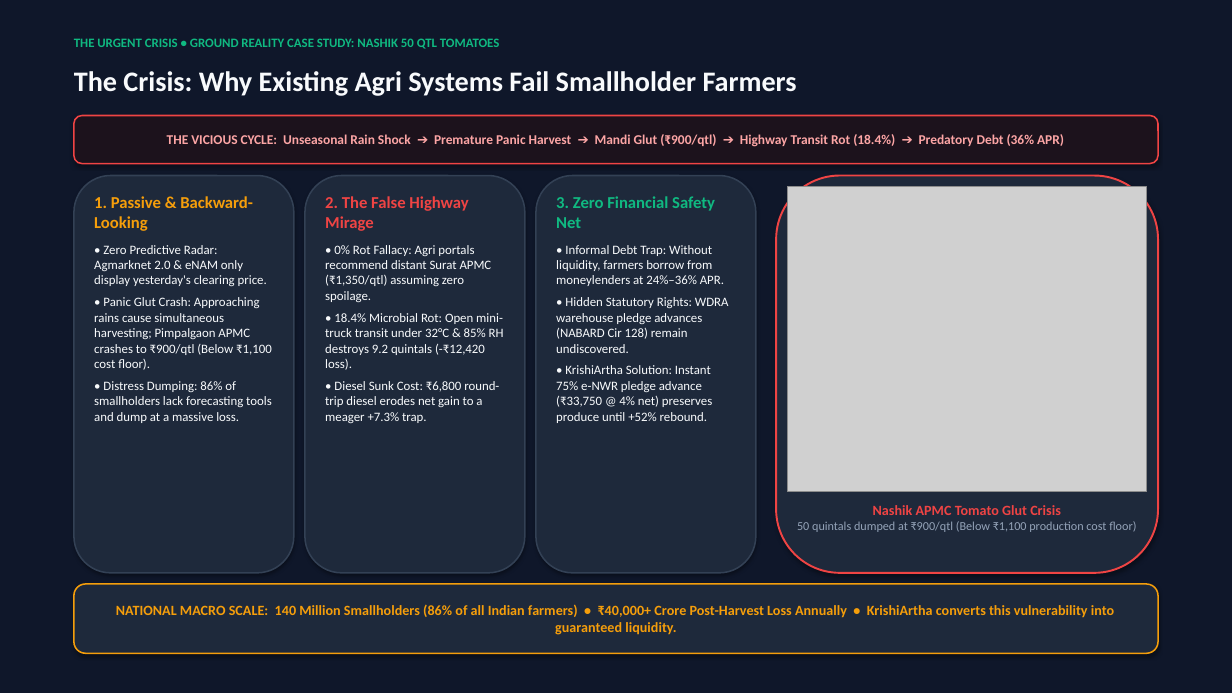
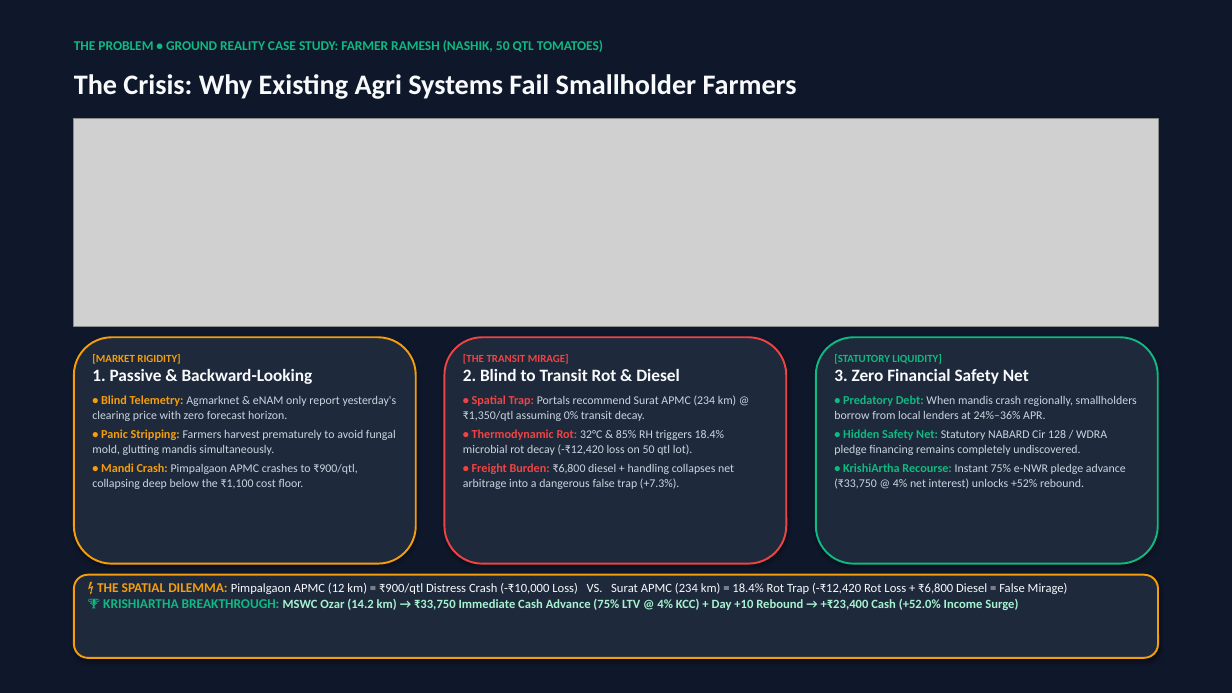
Before and after one commit to 0xabhilok/krishiartha-mcp, a slide deck: slide 2 of docs/KrishiArtha_MCP_Pitch_Deck.pptx. Drawn at 1232x693 pixels with LibreOffice and Linux fonts; fonts in the diff are those of the drawing; grey boxes stand for pictures. Boxes give left, top, right and bottom in pixels: in the first picture for what was removed or moved away, otherwise in the second. Text is boxed around its words. In the diff, an @@ line names an element or a change of style, - is before the commit and + after.

```diff
--- a/docs/KrishiArtha_MCP_Pitch_Deck.pptx
+++ b/docs/KrishiArtha_MCP_Pitch_Deck.pptx
@@ text at [74, 40, 603, 52]: text changed; size 10 to 10.5 pt @@
-THE URGENT CRISIS • GROUND REALITY CASE STUDY: NASHIK 50 QTL TOMATOES
+THE PROBLEM • GROUND REALITY CASE STUDY: FARMER RAMESH (NASHIK, 50 QTL TOMATOES)
@@ rounded rectangle removed at [74, 116, 1158, 164] @@
-THE VICIOUS CYCLE: Unseasonal Rain Shock ➔ Premature Panic Harvest ➔ Mandi Glut (₹900/qtl) ➔ Highway Transit Rot (18.4%) ➔ Predatory Debt (36% APR)
@@ picture added at [74, 118, 1158, 326] @@
@@ rounded rectangle removed at [776, 176, 1158, 573] @@
@@ picture removed at [787, 187, 1147, 492] @@
@@ rounded rectangle: place and size @@
-rounded rectangle at [74, 176, 294, 573]
+rounded rectangle at [74, 337, 416, 564]
@@ rounded rectangle at [74, 337, 416, 564]: outline #334155 1.2 pt to #F59E0B 1.5 pt @@
@@ text at [92, 354, 397, 489]: text changed; size 10 to 9.2 pt; text colour #F8FAFC to #CBD5E1 @@
-1. Passive & Backward-Looking
-• Zero Predictive Radar: Agmarknet 2.0 & eNAM only display yesterday's clearing price.
-• Panic Glut Crash: Approaching rains cause simultaneous harvesting; Pimpalgaon APMC crashes to ₹900/qtl (Below ₹1,100 cost floor).
-• Distress Dumping: 86% of smallholders lack forecasting tools and dump at a massive loss.
+[MARKET RIGIDITY]
+1. Passive & Backward-Looking
+• Blind Telemetry: Agmarknet & eNAM only report yesterday's clearing price with zero forecast horizon.
+• Panic Stripping: Farmers harvest prematurely to avoid fungal mold, glutting mandis simultaneously.
+• Mandi Crash: Pimpalgaon APMC crashes to ₹900/qtl, collapsing deep below the ₹1,100 cost floor.
@@ rounded rectangle: place and size @@
-rounded rectangle at [305, 176, 525, 573]
+rounded rectangle at [445, 337, 787, 564]
@@ rounded rectangle at [445, 337, 787, 564]: outline #334155 1.2 pt to #EF4444 1.5 pt @@
@@ text at [463, 354, 736, 489]: text changed; size 10 to 9.2 pt; text colour #F8FAFC to #CBD5E1 @@
-2. The False Highway Mirage
-• 0% Rot Fallacy: Agri portals recommend distant Surat APMC (₹1,350/qtl) assuming zero spoilage.
-• 18.4% Microbial Rot: Open mini-truck transit under 32°C & 85% RH destroys 9.2 quintals (-₹12,420 loss).
-• Diesel Sunk Cost: ₹6,800 round-trip diesel erodes net gain to a meager +7.3% trap.
+[THE TRANSIT MIRAGE]
+2. Blind to Transit Rot & Diesel
+• Spatial Trap: Portals recommend Surat APMC (234 km) @ ₹1,350/qtl assuming 0% transit decay.
+• Thermodynamic Rot: 32°C & 85% RH triggers 18.4% microbial rot decay (-₹12,420 loss on 50 qtl lot).
+• Freight Burden: ₹6,800 diesel + handling collapses net arbitrage into a dangerous false trap (+7.3%).
@@ rounded rectangle: place and size @@
-rounded rectangle at [536, 176, 756, 573]
+rounded rectangle at [816, 337, 1158, 564]
@@ rounded rectangle at [816, 337, 1158, 564]: outline #334155 1.2 pt to #10B981 1.5 pt @@
@@ text at [834, 354, 1137, 489]: text changed; size 10 to 9.2 pt; text colour #F8FAFC to #CBD5E1 @@
-3. Zero Financial Safety Net
-• Informal Debt Trap: Without liquidity, farmers borrow from moneylenders at 24%–36% APR.
-• Hidden Statutory Rights: WDRA warehouse pledge advances (NABARD Cir 128) remain undiscovered.
-• KrishiArtha Solution: Instant 75% e-NWR pledge advance (₹33,750 @ 4% net) preserves produce until +52% rebound.
+[STATUTORY LIQUIDITY]
+3. Zero Financial Safety Net
+• Predatory Debt: When mandis crash regionally, smallholders borrow from local lenders at 24%–36% APR.
+• Hidden Safety Net: Statutory NABARD Cir 128 / WDRA pledge financing remains completely undiscovered.
+• KrishiArtha Recourse: Instant 75% e-NWR pledge advance (₹33,750 @ 4% net interest) unlocks +52% rebound.
@@ text removed at [797, 505, 1136, 532] @@
-Nashik APMC Tomato Glut Crisis
-50 quintals dumped at ₹900/qtl (Below ₹1,100 production cost floor)
@@ rounded rectangle added at [74, 575, 1158, 658], fill #1E293B, outline #F59E0B 1.5 pt @@
@@ text "⚡ THE SPATIAL DILEMMA: Pimpalgaon ...": place and size @@
-text "⚡ THE SPATIAL DILEMMA: Pimpalgaon ..." at [74, 584, 1158, 653]
+text "⚡ THE SPATIAL DILEMMA: Pimpalgaon ..." at [97, 583, 1068, 610]
@@ text "⚡ THE SPATIAL DILEMMA: Pimpalgaon ..." at [97, 583, 1068, 610]: vertical alignment middle to top; fill #1E293B to none; outline #F59E0B 1.2 pt to none; shadow off @@
@@ text at [97, 583, 1068, 610]: text changed; size 11 to 9.8 pt; text colour #F59E0B to #F8FAFC @@
-NATIONAL MACRO SCALE: 140 Million Smallholders (86% of all Indian farmers) • ₹40,000+ Crore Post-Harvest Loss Annually • KrishiArtha converts this vulnerability into guaranteed liquidity.
+⚡ THE SPATIAL DILEMMA: Pimpalgaon APMC (12 km) = ₹900/qtl Distress Crash (-₹10,000 Loss) VS. Surat APMC (234 km) = 18.4% Rot Trap (-₹12,420 Rot Loss + ₹6,800 Diesel = False Mirage)
+🏆 KRISHIARTHA BREAKTHROUGH: MSWC Ozar (14.2 km) → ₹33,750 Immediate Cash Advance (75% LTV @ 4% KCC) + Day +10 Rebound → +₹23,400 Cash (+52.0% Income Surge)
```
Also in this commit, not shown: 7 other slides changed, 1 slide added, 1 slide removed, 4 other files.
